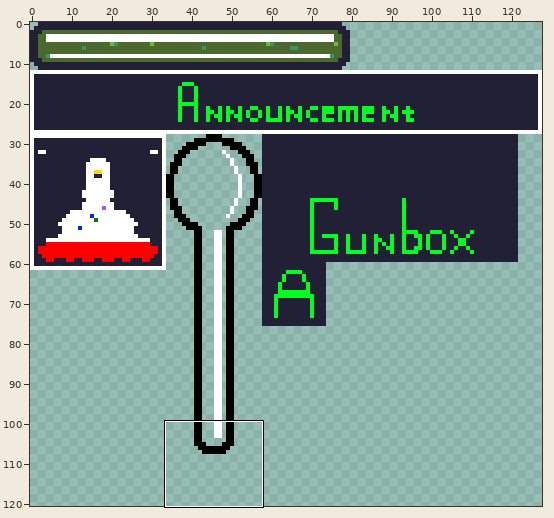
Edited in one commit: sprite sheet (src/public/assets/img/ui/ui.png). The picture above shows the old version from afar; the outline marks the close-up.
Close-up. Before:
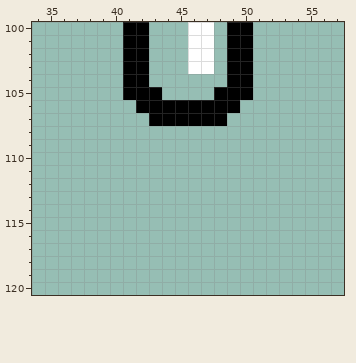
The file is 128x128 pixels. Colours within 5 levels of each other are drawn and written as one. Shown: x 34..57, y 100..120. The wide view leaves out empty margins. The commit also changed other parts of the picture, which this record leaves out.
The result:
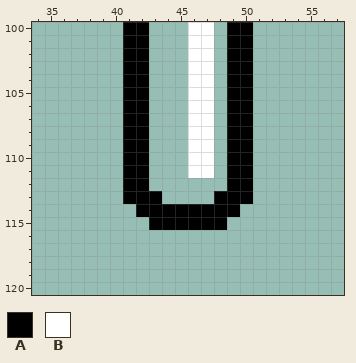
Palette (. is transparent): A #000000  B #ffffff
Edits made:
{"y":104,"x":46,"old":"..","new":"BB"}
{"y":105,"x":43,"old":"A","new":"."}
{"y":105,"x":46,"old":"..A","new":"BB."}
{"y":106,"x":41,"old":".","new":"A"}
{"y":106,"x":43,"old":"AAAAAA","new":"...BB."}
{"y":106,"x":50,"old":".","new":"A"}
{"y":107,"x":41,"old":"..AAAAAA..","new":"AA...BB.AA"}
{"y":108,"x":41,"old":"..","new":"AA"}
{"y":108,"x":46,"old":"..","new":"BB"}
{"y":108,"x":49,"old":"..","new":"AA"}
{"y":109,"x":41,"old":"..","new":"AA"}
{"y":109,"x":46,"old":"..","new":"BB"}
{"y":109,"x":49,"old":"..","new":"AA"}
{"y":110,"x":41,"old":"..","new":"AA"}
{"y":110,"x":46,"old":"..","new":"BB"}
{"y":110,"x":49,"old":"..","new":"AA"}
{"y":111,"x":41,"old":"..","new":"AA"}
{"y":111,"x":46,"old":"..","new":"BB"}
{"y":111,"x":49,"old":"..","new":"AA"}
{"y":112,"x":41,"old":"..","new":"AA"}
{"y":112,"x":49,"old":"..","new":"AA"}
{"y":113,"x":41,"old":"...","new":"AAA"}
{"y":113,"x":48,"old":"...","new":"AAA"}
{"y":114,"x":42,"old":"........","new":"AAAAAAAA"}
{"y":115,"x":43,"old":"......","new":"AAAAAA"}
{"label":"changed","picture_box":[123,74,253,230]}
